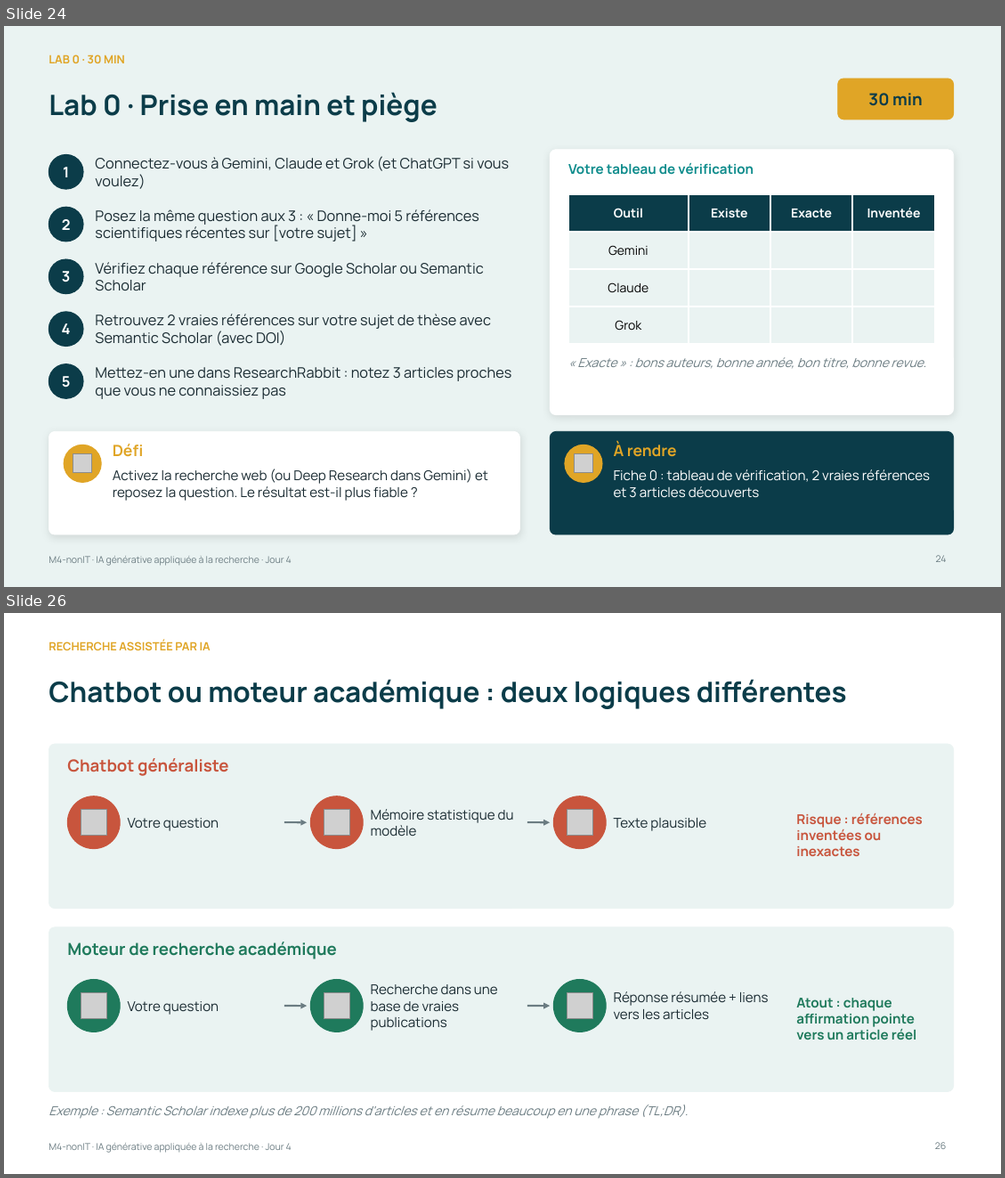
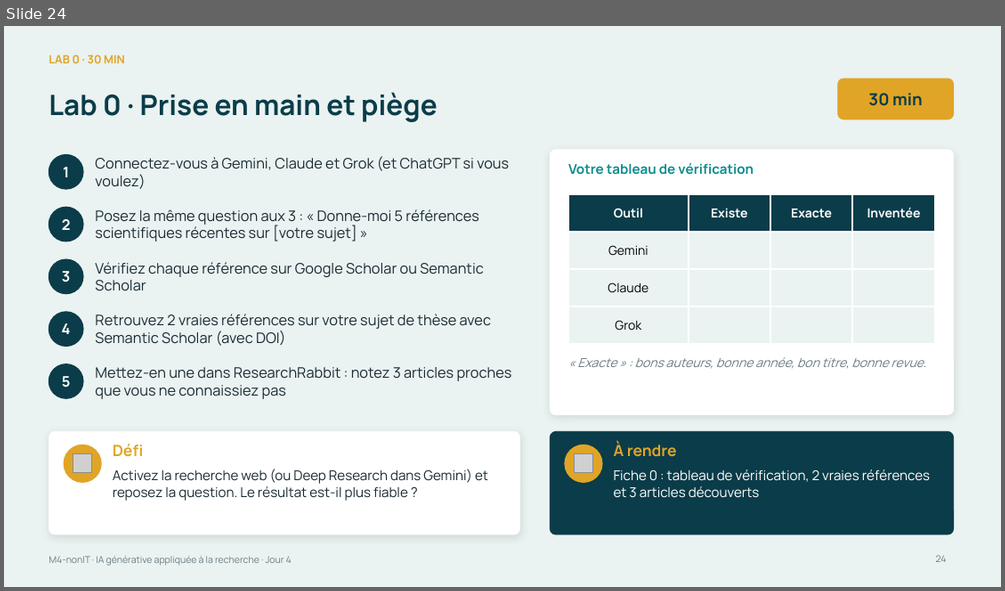
Before and after one commit to Amevi-isi/formation-chercheur-univ, a slide deck: module4_nonIT/M4-nonIT_IA_generative_appliquee.pptx. Shown one above the other, each under a label of ours: slides 24 and 26 before the commit, slide 24 after it; the slides between them are not shown. The pictures are 1005x1178 and 1005x591 pixels, drawn with LibreOffice and Linux fonts; fonts in the diff are those of the drawing; grey boxes stand for pictures. Boxes give left, top, right and bottom in pixels: in the first picture for what was removed or moved away, otherwise in the second. Text is boxed around its words. In the diff, an @@ line names an element or a change of style, - is before the commit and + after.

```diff
--- a/module4_nonIT/M4-nonIT_IA_generative_appliquee.pptx
+++ b/module4_nonIT/M4-nonIT_IA_generative_appliquee.pptx
@@ slide 26 removed at [4, 613, 1001, 1174], background #FFFFFF; not listed: 1 template element that a slide beside it also shows @@
@@ text removed at [48, 639, 210, 650] @@
-RECHERCHE ASSISTÉE PAR IA
@@ title removed at [48, 679, 847, 709] @@
-Chatbot ou moteur académique : deux logiques différentes
@@ rounded rectangle removed at [48, 744, 954, 908] @@
@@ text removed at [67, 758, 228, 776] @@
-Chatbot généraliste
@@ ellipse removed at [67, 796, 120, 849] @@
@@ ellipse removed at [310, 796, 363, 849] @@
@@ ellipse removed at [554, 796, 606, 849] @@
@@ picture removed at [81, 809, 106, 835] @@
@@ text removed at [128, 818, 218, 831] @@
-Votre question
@@ arrow removed from (284, 822) to (307, 822) @@
@@ picture removed at [324, 809, 350, 835] @@
@@ text removed at [371, 809, 514, 835] @@
-Mémoire statistique du modèle
@@ arrow removed from (527, 822) to (550, 822) @@
@@ picture removed at [567, 809, 593, 835] @@
@@ text removed at [614, 818, 706, 831] @@
-Texte plausible
@@ text removed at [796, 813, 922, 856] @@
-Risque : références inventées ou inexactes
@@ rounded rectangle removed at [48, 927, 954, 1092] @@
@@ text removed at [67, 941, 337, 959] @@
-Moteur de recherche académique
@@ ellipse removed at [67, 980, 120, 1032] @@
@@ ellipse removed at [310, 980, 363, 1032] @@
@@ text removed at [371, 984, 498, 1030] @@
-Recherche dans une base de vraies publications
@@ ellipse removed at [554, 980, 606, 1032] @@
@@ picture removed at [81, 993, 106, 1019] @@
@@ text removed at [128, 1001, 218, 1014] @@
-Votre question
@@ arrow removed from (284, 1005) to (307, 1005) @@
@@ picture removed at [324, 993, 350, 1019] @@
@@ arrow removed from (527, 1005) to (550, 1005) @@
@@ picture removed at [567, 993, 593, 1019] @@
@@ text removed at [614, 991, 769, 1019] @@
-Réponse résumée + liens vers les articles
@@ text removed at [796, 997, 917, 1040] @@
-Atout : chaque affirmation pointe vers un article réel
@@ text removed at [48, 1104, 688, 1119] @@
-Exemple : Semantic Scholar indexe plus de 200 millions d'articles et en résume beaucoup en une phrase (TL;DR).
@@ page number removed at [935, 1142, 946, 1149] @@
-26
```
Also in this commit, not shown: 5 slides changed, 5 slides added, 8 other slides removed, 9 other files.
